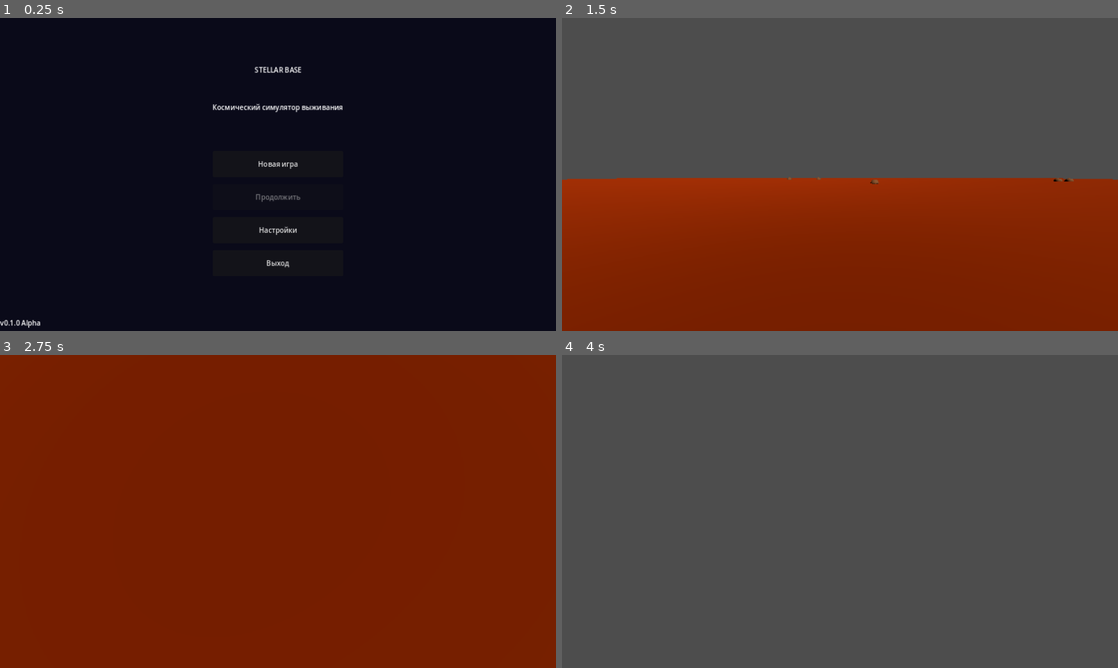
Above: before the commit, frames 1-4 (two rows, left to right).
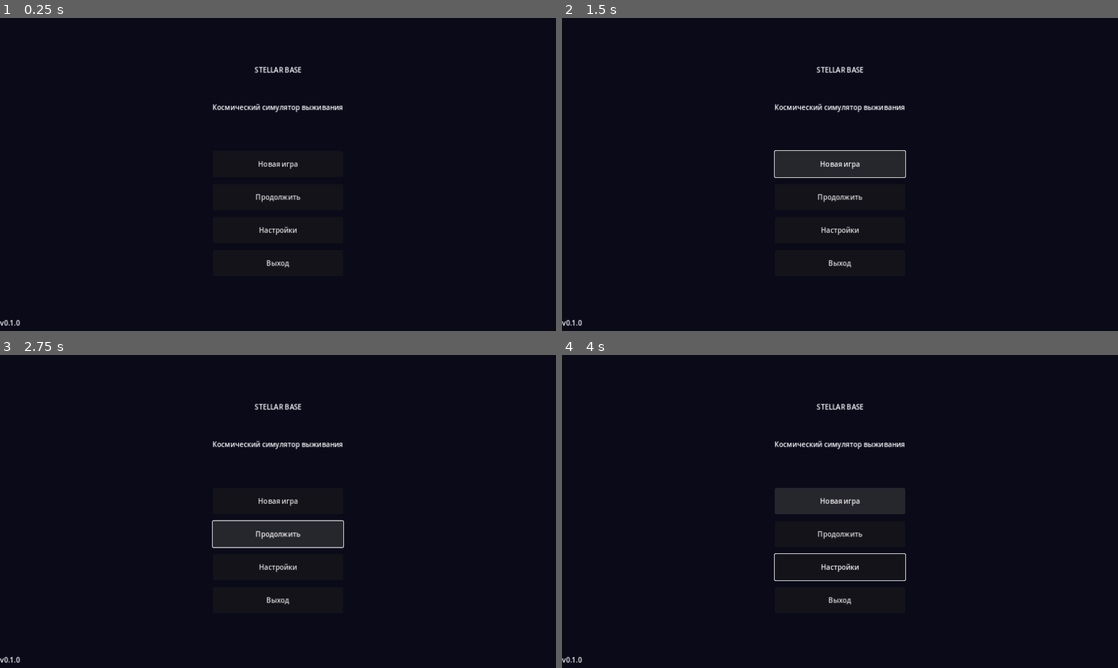
Above: after the commit, the same moments.

Repository: debugmi530-del/stellar-base-game
Game: Godot game, scene res://scenes/main_menu.tscn
Two runs of this game, one before a commit and one after it. Both use one fixed random seed, a clock stepped at 60 frames per second and the inputs below.
Inputs (mouse positions are in pixels of both pictures, inside the frame that each line leads up to):
- Up to frame 1 (0.25 s): no input
- Up to frame 2 (1.5 s): click "Новая игра" at 0.5 s; click (840, 165) at 1.25 s, where only the run after the commit has a clickable "Новая игра"
- Up to frame 3 (2.75 s): click (278, 533) at 2 s, where only the run after the commit has a clickable "Продолжить"
- Up to frame 4 (4 s): click (840, 567) at 2.75 s, where only the run after the commit has a clickable "Настройки"; tap Enter at 3.5 s; move the mouse to (867, 511) at 3.52 s; hold W (move_forward) from 3.53 s (still down); hold E (interact) from 3.53 s (still down); tap Space (jump) at 3.77 s

The runs differ from the first frame. In frame 1, 0.1% of the frame differs, in the area x 3-54%, y 56-100%; in frame 2, 100%; in frame 3, 100%, in the area x 0-100%, y 0-100%; in frame 4, 100%.
Error after the commit: Parse Error: Identifier "_on_new_game" not declared in the current scope. (res://scripts/main_menu.gd:20)

Commit message:
fix: scripts/main_menu.gd — исправлены баги

Diff:
--- a/scripts/main_menu.gd
+++ b/scripts/main_menu.gd
@@ -14,19 +14,13 @@
 	version_label.text = "v0.1.0 Alpha"
 	title_label.text = "STELLAR BASE"
 	subtitle_label.text = "Космический симулятор выживания"
-	var save_exists = FileAccess.file_exists("user://savegame.tres")
+	# BUGFIX: был "savegame.tres" — должен быть "savegame.json" (как в GameManager.SAVE_PATH)
+	var save_exists = FileAccess.file_exists(GameManager.SAVE_PATH)
 	continue_btn.disabled = not save_exists
 	new_game_btn.pressed.connect(_on_new_game)
 	continue_btn.pressed.connect(_on_continue)
 	settings_btn.pressed.connect(func(): settings_panel.visible = true)
 	exit_btn.pressed.connect(func(): get_tree().quit())
-	if anim:
+	# BUGFIX: проверяем существование анимации перед воспроизведением
+	if anim and anim.has_animation("intro"):
 		anim.play("intro")
-
-func _on_new_game():
-	GameManager.reset_game()
-	get_tree().change_scene_to_file("res://scenes/game_world.tscn")
-
-func _on_continue():
-	GameManager.load_game()
-	get_tree().change_scene_to_file("res://scenes/game_world.tscn")
